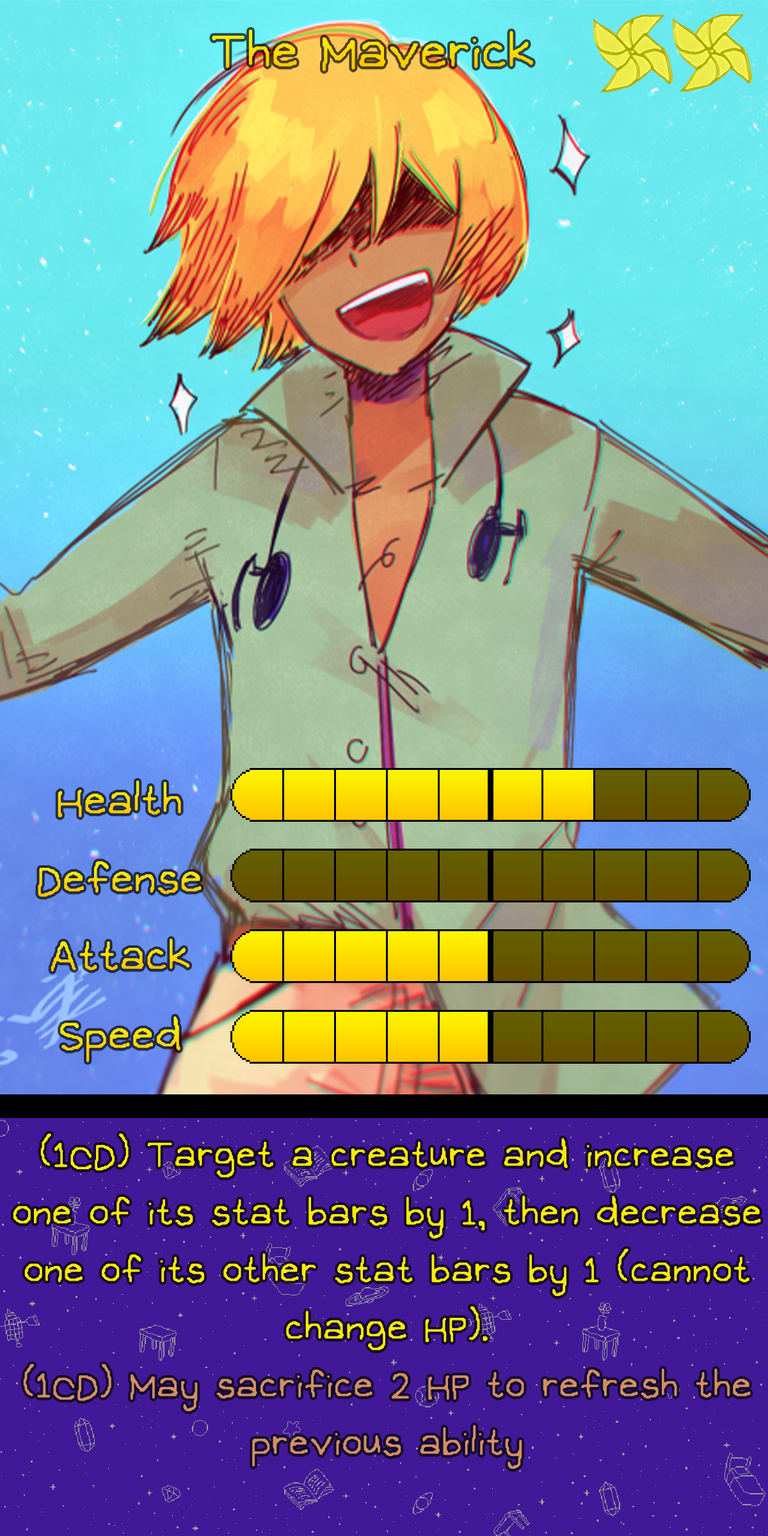
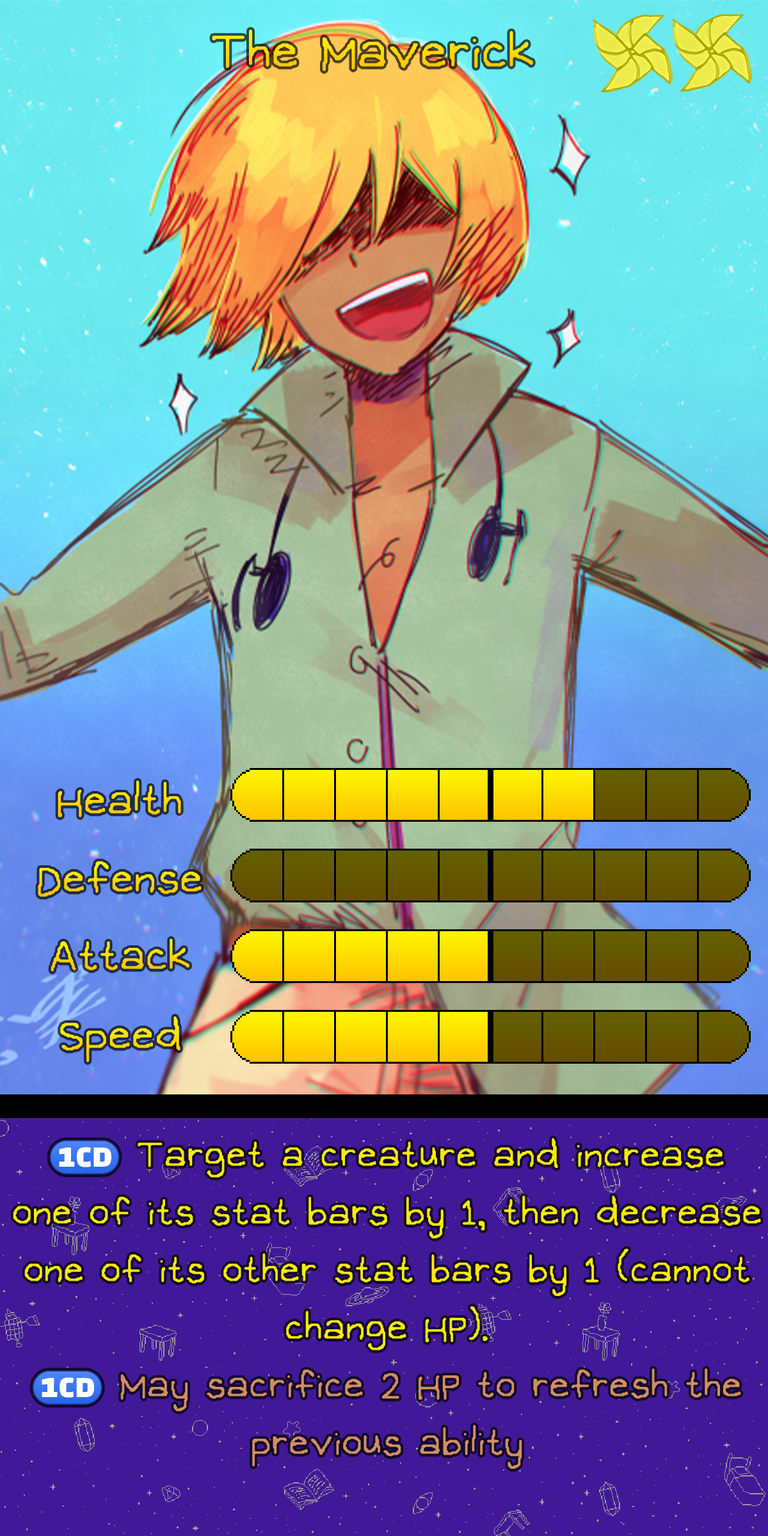
Revision of a layered 768px x 1536px image; what changed, layer by layer:
painted on "Ability" over box(23, 1133, 751, 1412)
